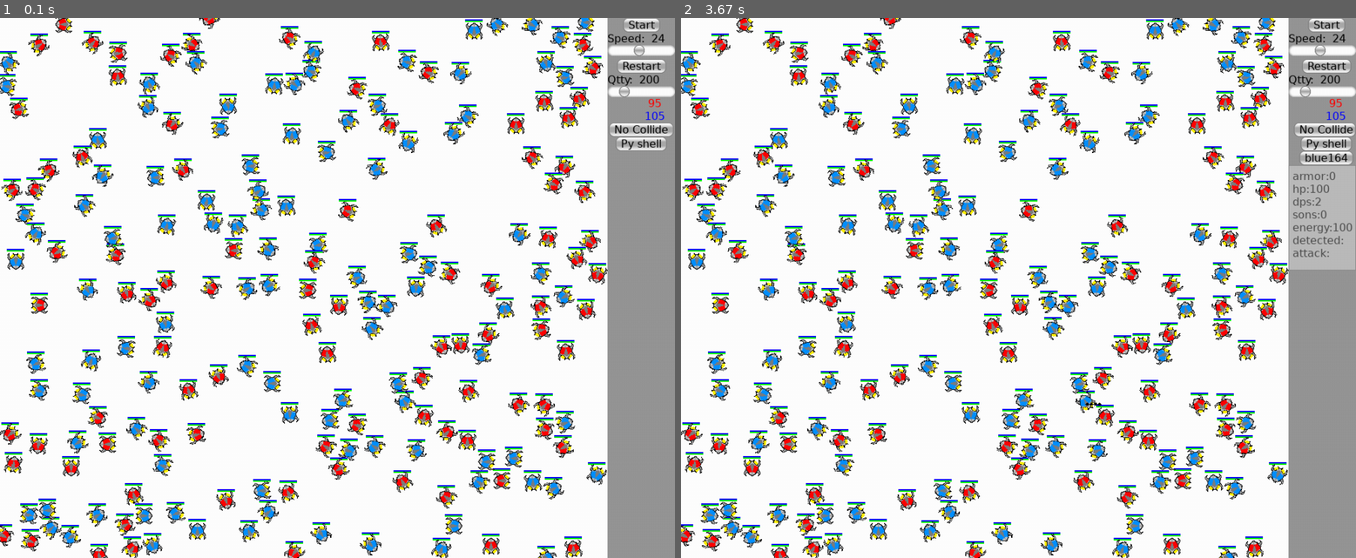
Above: before the commit, frames 1-2 (left to right).
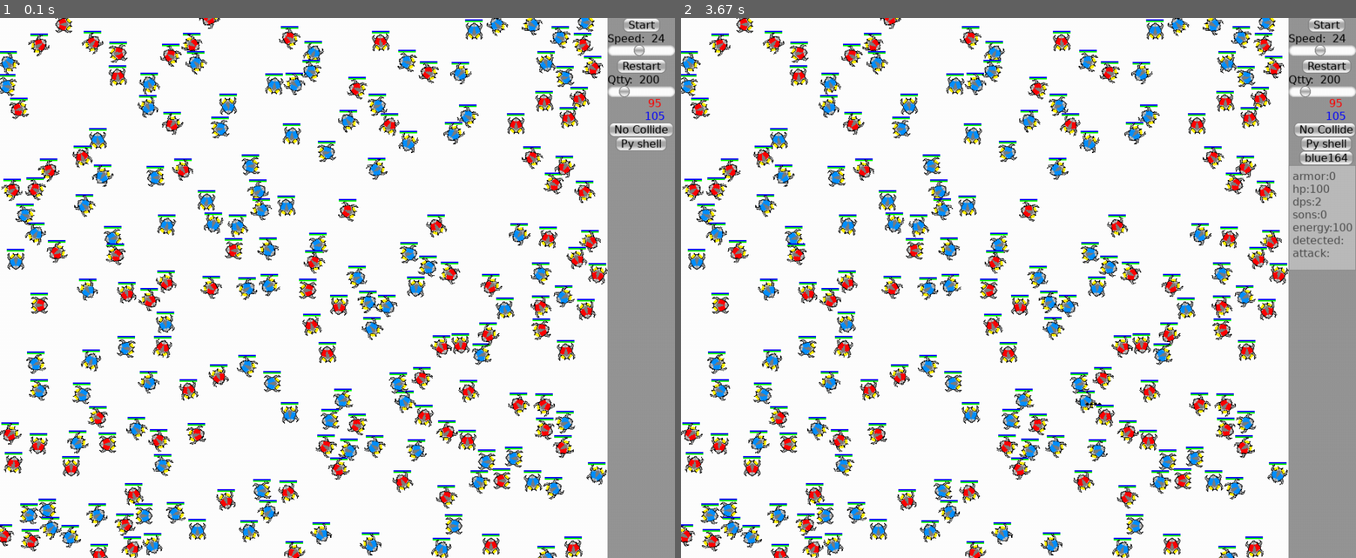
Above: after the commit, the same moments.

Repository: crazyoldbox/cellwars
Game: pygame game, started from game.py
The game is run twice, just before and just after one commit, with the same random seed, the same clock (stepped at 60 frames per second) and the same inputs.
Inputs (mouse positions are in pixels of both pictures, inside the frame that each line leads up to):
- Up to frame 1 (0.1 s): no input
- Up to frame 2 (3.67 s): click (1018, 288) at 0.4 s; click (1086, 406) at 3.4 s

The runs differ from the first frame. In frame 1, less than 0.1% of the frame differs, in the area x 1-86%, y 7-93%; in frame 2, less than 0.1%.

Commit message:
Explorando mejoras colisiones y enfoque actualizacion celulas.

Diff:
--- a/cell.py
+++ b/cell.py
@@ -55,12 +55,6 @@
             name = self.name + '*' + str(self.sons)
             son = Cell(self.world, self.tipo, name)
             son.pos = self.pos + (0,CELL_W)
-            fin=5
-            while self.world.population.inrange(son.pos,CELL_W,exclude=son)\
-                 and fin:
-                fin-=1
-                son.pos = V2d([random.random()*self.world.size[0],
-                        random.random()*self.world.size[1]])
             return son
         else:
             return None
@@ -110,6 +104,7 @@
         self.pos%=self.world.size # correct if it goes past one side
         #self.energyMod()  do we really need it each iteration we already have
         # in primitiveAI
+        self.world.population.refreshItem(self)
         self.status = 'move'
 
 
@@ -181,7 +176,7 @@
 
 class World:
 
-    def __init__(self,size, tipos = ['Blue','Red']):
+    def __init__(self,size=(800,600), tipos = ['Blue','Red']):
 
         self.tipos = tipos
         self.size = size
@@ -201,15 +196,18 @@
         for num in range(num_ini,num_ini+numcells):
             tipo = random.choice(self.tipos)
             cell=Cell(self, tipo,tipo + str(num))
-            fin=10
+            print (cell.name,cell.pos.x,cell.pos.y)
+            fin=10 # only try to insert in a free space
             while self.population.inrange(cell.pos,CELL_W,exclude=cell)\
                   and fin:
                 fin-=1
                 cell.pos = V2d([random.random()*self.size[0],
                         random.random()*self.size[1]])
-            self.population[cell.name] = cell
-        # generate optimized dictionaries for each type
-            self.population.refresh()
+            if fin:
+                self.population[cell.name] = cell
+            # if not fin then no space for the cell, in future try to find
+            # other way like first dividing al space in square of CELL_W, put
+            # them on al scrambled list and pop the positions
 
 
     def actualizeWorld(self):
@@ -217,6 +215,7 @@
         new_borns = []
         self.ticks=(self.ticks+1) % self.maxticks
         for cell in self.population.cells:
+            print('*******actualize:',cell.name)
             """think once more even if cell.isDead(): """
             if self.ticks%cell.ticks==cell.tick:
                 cell.primitiveAI()
@@ -226,13 +225,20 @@
         for cell in self.population.cells:
             """act once more even if cell.isDead(): """
             cell.primitiveIS()
+        self.reproduction(new_borns)
         self.population.deleteByFunc(Cell.isDead)
-        self.reproduction(new_borns)
-        self.population.refresh()
+        #self.population.refresh()
 
     def reproduction(self,new_borns):
         '''We receive a list with all the sons. Then we put them in population.
            finally we optimeze population'''
 
         for son in new_borns:
-            self.population[son.name] = son
+            fin=5
+            while self.population.inrange(son.pos,CELL_W,exclude=son)\
+                 and fin:
+                fin-=1
+                son.pos = V2d([random.random()*self.size[0],
+                        random.random()*self.size[1]])
+            if fin: # if found space
+                self.population[son.name] = son
--- a/smartcells.py
+++ b/smartcells.py
@@ -15,6 +15,127 @@
 import bisect as bs
 
 class Poscells(dict):
+    '''Trys to create a speedup class to search for cells in positions,
+        useful for detect and colisions, also will add consider type of
+        cell .
+        wondering if is best to reset completely each time actaulize world,
+        or just considere de changes, if the changes are small perhaps better
+        list.sort than sorted(list)'''
+    def __init__(self, world,*args):
+        super(Poscells, self).__init__(*args)
+        self.world=world
+        self.cells=set(self.values())
+        self._types={}
+        self.deleted=set()
+        self._xk,self._yk,self._xd,self._yd=[],[],[],[]
+        for _type in self.world.tipos:
+            self._types[_type]= set(cell for cell in self.cells \
+                                   if cell.tipo==_type)
+        self.refresh()
+
+    def refresh (self):
+        #self.cells=set(self.values())
+        #self.deleted=set()  revisar tendriamos que vaciar delete
+        # so we dont have to go over all new inserted and deleted cells
+        # perhaps amke a temp of inserted and deleted and use only that
+        # to generate the sets of types
+        # also we could try to save in temps the changes in pos to see
+        # ir resorting could be speed up, and so is probable that order
+        # hast change much maybe will be much faster a list.sort than a
+        # sorted (list)
+        for _type in self.world.tipos:
+            self._types[_type]= set(cell for cell in self.cells \
+                                   if cell.tipo==_type)
+        _mindict=[(e,e.pos.x,e.pos.y) for e in self.cells]
+        _x=sorted (_mindict,key=itemgetter(1))
+        _y=sorted (_mindict,key=itemgetter(2))
+        self._xk,self._yk,self._xd,self._yd=[],[],[],[]
+        #optimize in one loop range(len)
+        for pos,e in enumerate(_x):
+            self._xk.append(e[1])
+            self._xd.append(e[0])
+            e[0].__dpos=(pos,0)
+        for pos,e in enumerate(_y):
+            self._yk.append(e[2])
+            self._yd.append(e[0])
+            e[0].__dpos=(e[0].__dpos[0],pos)
+        #print ('refr',self._xk)
+
+    def __setitem__(self,key,value):
+        # the key shouldnt exist im condidering new but im not controlling
+        # also is a light asignment im not actualizing position index
+        #il leave it for a refresh
+        super(Poscells, self).__setitem__(key,value)
+        self.cells.add(value)
+        self._types[value.tipo].add(value)
+        _ik1=bs.bisect_left(self._xk, value.pos[0])
+        _ik2=bs.bisect_left(self._yk, value.pos[1])
+        self._xk.insert(_ik1, value.pos[0])
+        self._xd.insert(_ik1, value)
+        self._yk.insert(_ik2, value.pos[1])
+        self._yd.insert(_ik2, value)
+        value.__dpos=(_ik1,_ik2)
+
+    def __delitem__(self,key):
+        # the key should exist but im not controlling
+        # also is a light delete im not actualizing position index
+        #il leave it for a refresh
+        value=self[key]
+        self.deleted.add(value)
+        self.cells.remove(value)
+        self._types[value.tipo].remove(value)
+        _ik1,_ik2=value.__dpos
+        #print('del',_ik1,len(self._xk))
+        #print('itm',value.pos[0],self._xk[_ik1])
+        #print (self._xk)
+        del self._xk[_ik1]
+        del self._xd[_ik1]
+        del self._yk[_ik2]
+        del self._yd[_ik2]
+        super(Poscells, self).__delitem__(key)
+
+    def refreshItem(self,value):
+        self.__delitem__(value.name)
+        self.__setitem__(value.name,value)
+
+        print(value.pos.x,self._xk)
+        a=1/0
+
+    def deleteByFunc(self,func): # use de func
+        delete={cell for cell in self.cells if func(cell)}
+        if delete:
+            self.cells-=delete
+            self.deleted |=delete
+            self.refresh() #we will refresh later
+            # depend on len of delete perhaps consider del 1 by 1
+
+    def inrange(self,pos,rango,exclude=False,first=False,circle=False):
+        if not exclude:
+            excl=set()
+        elif type(exclude) is  str: # is the type of cell
+            excl=self._types[exclude]
+        else:
+            excl= set([exclude])         # is a cell
+            if not self.world.collisions:
+                return set() # deactivating collisions
+        x,y= pos
+        print (x,y,rango)
+        print(self._xk)
+        _ik=bs.bisect_left(self._xk, x-rango)
+        _fk=bs.bisect_right(self._xk, x+rango,lo=_ik)
+        _sx=set(self._xd[_ik:_fk])
+        _ik=bs.bisect_left(self._yk, y-rango)
+        _fk=bs.bisect_right(self._yk, y+rango,lo=_ik)
+        _sy=set(self._yd[_ik:_fk])
+        result = (_sx & _sy)-excl
+        if result and first:
+            result=set([result.__iter__().__next__()])
+        return result
+
+        # in future add use if circle=True filter by
+        # (cell.pos.get_distance(pos) < rango)
+
+class Poscellsold(dict):
     '''Trys to create a speedup class to search for cells in positions,
         useful for detect and colisions, also will add consider type of
         cell .
--- a/utils.py
+++ b/utils.py
@@ -1,5 +1,8 @@
 # -*- coding: utf-8 -*-
 from functools import wraps
+from operator import itemgetter, attrgetter
+import bisect as bs
+
 def bound_func(instance,func):
     '''quick temporal method to bound external functions to methods
     still needs wrapping, probaly use a class, etc..), and try to learn
@@ -23,17 +26,15 @@
     def __get__(self):
         print ('descriptor for:',self.func)
 
-from operator import itemgetter, attrgetter
-import bisect as bs
 
 class IndexedDict(dict):
     '''On progress A multi indexed dictionary, with sequential indexes
        anyways thats kind of a data base so better look up for something
        similar and dont reinvent the wheel'''
-    def __init__(self, keys):
+    def __init__(self, keys=[]):
         super(IndexedDict, self).__init__()
-        self.index={}
         self.keys=keys
+        self.index={key:{} for key in self.keys}
         self.refresh()
 
     def updateindex (self,*args,key=None,op=None):
@@ -45,7 +46,6 @@
         op(*argum)
 
     def refresh (self):
-        self.index={}
         # for each main key of the dictionary we store the position of each key
         mindict=[val for val in self.items()]
         for key in self.keys:  # create an ordered list of items for each key
@@ -60,15 +60,17 @@
         so perhaps is cheaper to do a total refresh'''
         if mainkey in self:
             for key in self.keys:
-                _ik=bs.bisect_left(self.index[key]['index'],value[key])
-                self.index[key]['index'][_ik]= value[key]
+                val=getattr(value,key)
+                _ik=bs.bisect_left(self.index[key]['index'],val)
+                self.index[key]['index'][_ik]= val
                 self.index[key]['key'][_ik]=(mainkey, value)
 
                 #or self.updateindex([value[key]],[mainkey,value[key]],key=mainkey,op=list.__setitem__)
         else:
             for key in self.keys:
-                _ik=bs.bisect_left(self.index[key]['index'],value[key])
-                self.index[key]['index'].insert(_ik, value[key])
+                val=getattr(value,key)
+                _ik=bs.bisect_left(self.index[key]['index'],val)
+                self.index[key]['index'].insert(_ik, val)
                 self.index[key]['key'].insert(_ik, (mainkey,value))
 
                 #or self.updateindex([value[key]],[mainkey,value[key]],key=mainkey,op=list.insert)
@@ -80,7 +82,8 @@
         so perhaps is cheaper to do a total refresh'''
         value=self[mainkey]
         for key in self.keys:
-            _ik=bs.bisect_left(self.index[key]['index'],value[key])
+            val=getattr(value,key)
+            _ik=bs.bisect_left(self.index[key]['index'],val)
             del self.index[key]['index'][_ik]
             del self.index[key]['key'][_ik]
 
@@ -100,5 +103,5 @@
         items=self.index[key]['key'][_ik:_fk]
         return items # [self[item] for item in items]
 
-a=IndexedDict([])
-print(a)
+
+a=IndexedDict()
